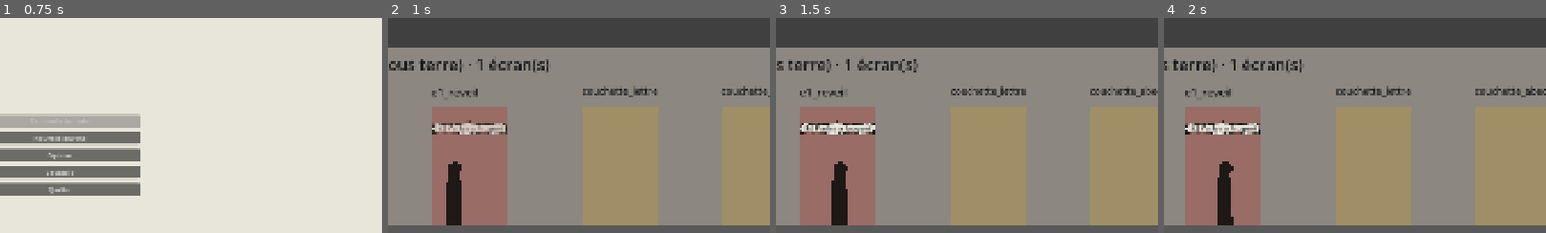
Above: before the commit, frames 1-4 (left to right).
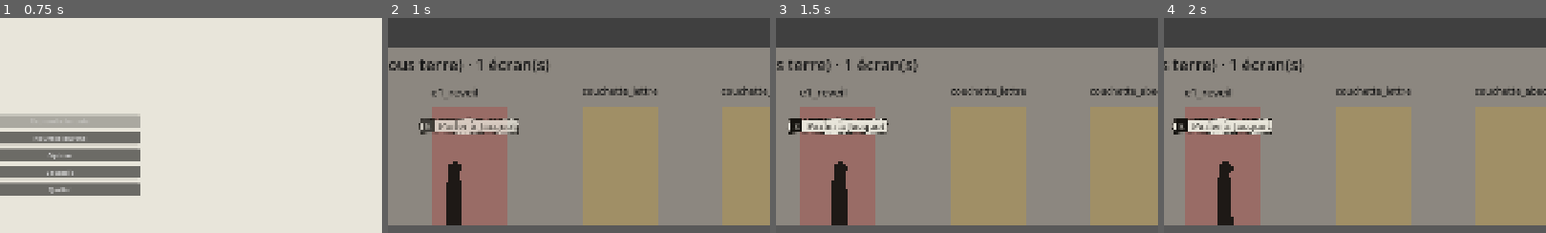
Above: after the commit, the same moments.

Repository: Mazklaus/le-dernier-pli
Game: Godot game, scene res://scenes/titre/titre.tscn
Two runs of this game, one before a commit and one after it. Both use one fixed random seed, a clock stepped at 60 frames per second and the inputs below.
Inputs (mouse positions are % of the whole screen's width and height, from its top left):
- Up to frame 1 (0.75 s): tap Enter (ui_accept) at 0.5 s; move the mouse to (72, 45) at 0.52 s; hold D (deplacer_droite) from 0.53 s (still down); hold E (interagir) from 0.53 s (still down); click (72, 45) at 0.67 s
- Up to frame 2 (1 s): keep holding D (deplacer_droite); keep holding E (interagir); tap Enter (ui_accept) at 0.77 s
- Up to frame 3 (1.5 s): release D (deplacer_droite) at 1.25 s; release E (interagir) at 1.25 s; drag from (30, 55) to (51, 70) at 1.27 s
- Up to frame 4 (2 s): no input
The pictures show only the part of the screen within x 42-92%, y 29-79%; the shares and areas given below are measured in that part.

Frame 1 is identical in both runs. In frame 2, 1.5% of the frame differs, in the area x 8-35%, y 45-55%; in frame 3, 1.6%, in the area x 3-30%, y 45-55%; in frame 4, 1.5%.

Commit message:
Rendre l'invite des détails lisible et annoncer les détails
Spec UI/UX v2 (demande du Game Director) : libellé à 28 px, touche dans un
carré d'encre plein, plaque à 10 px de marge ; persistance de 0,6 s puis
effacement en 0,4 s à la sortie de zone ; invite bornée aux marges de
l'écran et hors des plaques du HUD ; repère gravé (astérisque) au-dessus des
détails pas encore examinés, visible à deux fois le rayon d'interaction.

Co-Authored-By: Claude Opus 5.5 <noreply@anthropic.com>
Claude-Session: https://claude.ai/code/session_011WbKxDzNKL8tj2JSWv4M3w

Diff:
--- a/scenes/interactions/declencheur_dialogue/declencheur_dialogue.gd
+++ b/scenes/interactions/declencheur_dialogue/declencheur_dialogue.gd
@@ -24,8 +24,20 @@
 @export var une_seule_fois: bool = false
 ## À la fin du dialogue principal, passe à l'étape suivante.
 @export var fin_etape: bool = false
+## Repère gravé (astérisque) au-dessus du détail tant qu'il n'est pas examiné. Activé
+## d'office pour les détails à examiner (rencontre_id contenant « _detail_ »).
+@export var repere_examen: bool = false
 
 var en_cours: bool = false
+var repere: RepereExamen = null
+
+
+func _ready() -> void:
+	super()
+	if repere_examen or String(rencontre_id).contains("_detail_"):
+		repere = RepereExamen.new()
+		repere.rencontre_id = rencontre_id
+		add_child(repere)
 
 
 func est_verrouille() -> bool:
--- /dev/null
+++ b/scenes/interactions/repere_examen/repere_examen.gd
@@ -0,0 +1,49 @@
+class_name RepereExamen
+extends Node2D
+## Repère gravé au-dessus d'un détail pas encore examiné (spec UI/UX v2) : astérisque à la
+## plume, immobile, en lavis, visible de plus loin que l'invite (deux fois le rayon
+## d'interaction) pour qu'on ne rate pas le détail en marchant. Disparaît une fois examiné.
+
+const TAILLE := 16.0
+const PORTEE := Messager.RAYON_INTERACTION * 2.0
+## Hauteur au-dessus de l'origine du détail.
+const HAUTEUR := 190.0
+const COULEUR := StylePapier.LAVIS
+const DUREE_FONDU := 0.25
+
+var rencontre_id: StringName
+
+var _cible_alpha: float = 0.0
+
+
+func _ready() -> void:
+	position = Vector2(0.0, -HAUTEUR)
+	z_index = 5
+	modulate.a = 0.0
+
+
+func _process(delta: float) -> void:
+	_cible_alpha = 1.0 if doit_paraitre() else 0.0
+	modulate.a = move_toward(modulate.a, _cible_alpha, delta / DUREE_FONDU)
+
+
+func est_examine() -> bool:
+	return rencontre_id != &"" and GameState.rencontre_vue(rencontre_id)
+
+
+func doit_paraitre() -> bool:
+	if est_examine():
+		return false
+	var messager := get_tree().get_first_node_in_group(Messager.GROUPE) as Node2D
+	if messager == null:
+		return false
+	return messager.global_position.distance_to(get_parent().global_position) <= PORTEE
+
+
+func _draw() -> void:
+	# Trois traits de plume croisés, légèrement inégaux.
+	var r := TAILLE / 2.0
+	for i in 3:
+		var angle := PI / 2.0 + i * PI / 3.0 + (0.06 if i == 1 else 0.0)
+		var d := Vector2.from_angle(angle) * r
+		draw_line(-d, d, COULEUR, 2.0 if i == 0 else 1.6, true)
--- a/scenes/ui/hud_jauges/hud_jauges.gd
+++ b/scenes/ui/hud_jauges/hud_jauges.gd
@@ -67,6 +67,15 @@
 	for jauge: StringName in _icones:
 		(_icones[jauge] as TextureRect).position = secousse
 	_sceau.position = secousse
+
+
+## Rectangles écran des deux plaques (l'invite d'interaction ne passe jamais dessous).
+func zones_plaques() -> Array[Rect2]:
+	var zones: Array[Rect2] = []
+	for plaque: Control in [_ceinture, _coin]:
+		if plaque != null and plaque.is_visible_in_tree():
+			zones.append(plaque.get_global_rect())
+	return zones
 
 
 ## Relit tout l'état de GameState (au démarrage, après un chargement, un réglage).
--- a/scenes/ui/interface_jeu/interface_jeu.gd
+++ b/scenes/ui/interface_jeu/interface_jeu.gd
@@ -9,6 +9,10 @@
 @onready var invite: InviteInteraction = %InviteInteraction
 
 
+func _process(_delta: float) -> void:
+	invite.zones_interdites = hud.zones_plaques()
+
+
 ## Branche l'interface sur le messager de l'étape.
 func brancher(messager: Messager) -> void:
 	invite.suivre(messager)
--- a/scenes/ui/invite_interaction/invite_interaction.gd
+++ b/scenes/ui/invite_interaction/invite_interaction.gd
@@ -1,37 +1,78 @@
 class_name InviteInteraction
 extends PanelContainer
-## Invite d'interaction (maquette UI/UX) : petite plaque de papier au-dessus de la cible du
-## messager, « [E] Parler à Jacquot ». Apparaît et disparaît en fondu de 0,15 s sur
-## cible_changee, cachée pendant les dialogues. Le glyphe suit la touche de « interagir ».
+## Invite d'interaction (spec UI/UX v2, demande du Game Director) : plaque de papier déchiré
+## au-dessus de la cible du messager, touche dans un carré d'encre plein (lettre en papier)
+## puis le libellé, « [E] Examiner l'écriteau ». Apparaît en fondu ; à la sortie de zone elle
+## reste pleinement visible PERSISTANCE s puis s'efface en DUREE_EFFACEMENT s (revenir
+## annule). Cachée pendant les dialogues. Reste dans les marges de l'écran et sous les plaques
+## du HUD (zones_interdites, fournies par InterfaceJeu).
 
 const DUREE_FONDU := 0.15
+const PERSISTANCE := 0.6
+const DUREE_EFFACEMENT := 0.4
 const LIBELLE_MAX := 24
+## Libellé en Spectral, en pixels à 1080 (≈ 19 px en 720).
+const TAILLE_TEXTE := 28
+## Carré de la touche : 1,1 fois la hauteur du texte.
+const RAPPORT_TOUCHE := 1.1
+## Marge intérieure de la plaque.
+const MARGE_PLAQUE := 10.0
+## Marge minimale aux bords de l'écran et aux plaques du HUD.
+const MARGE_ECRAN := 24.0
 ## Hauteur au-dessus de l'origine de la cible (ses pieds), en pixels écran à 1080.
 const HAUTEUR := 220.0
 const ENCRE := StylePapier.ENCRE
+const PAPIER := StylePapier.PAPIER
 
 ## Police du libellé ; Spectral par défaut.
 @export var police: Font
 
 var cible: Interactif = null
+## Dernière cible affichée : l'invite la suit pendant sa persistance après la sortie de zone.
+var cible_affichee: Interactif = null
+## Rectangles écran à ne jamais recouvrir (plaques du HUD).
+var zones_interdites: Array[Rect2] = []
 
 var _etiquette: Label
+var _touche: PanelContainer
+var _lettre: Label
 var _fondu: Tween
 var _en_dialogue: bool = false
 
 
 func _ready() -> void:
 	mouse_filter = Control.MOUSE_FILTER_IGNORE
-	# Petite plaque de papier déchiré du DA (bord réduit à 18 px pour une plaque d'une ligne).
-	add_theme_stylebox_override(&"panel", StylePapier.plaque(22.0, 18.0, 10.0))
+	add_theme_stylebox_override(&"panel", StylePapier.plaque(MARGE_PLAQUE + 8.0, 18.0, MARGE_PLAQUE))
 	if police == null:
 		police = StylePapier.police(StylePapier.POLICE_TEXTE)
+	var rangee := HBoxContainer.new()
+	rangee.mouse_filter = Control.MOUSE_FILTER_IGNORE
+	rangee.add_theme_constant_override(&"separation", 10)
+	add_child(rangee)
+	# Touche : carré d'encre plein, lettre couleur papier.
+	_touche = PanelContainer.new()
+	_touche.mouse_filter = Control.MOUSE_FILTER_IGNORE
+	var carre := StyleBoxFlat.new()
+	carre.bg_color = ENCRE
+	_touche.add_theme_stylebox_override(&"panel", carre)
+	var cote := roundf(TAILLE_TEXTE * RAPPORT_TOUCHE)
+	_touche.custom_minimum_size = Vector2(cote, cote)
+	_touche.size_flags_vertical = Control.SIZE_SHRINK_CENTER
+	rangee.add_child(_touche)
+	_lettre = Label.new()
+	_lettre.horizontal_alignment = HORIZONTAL_ALIGNMENT_CENTER
+	_lettre.vertical_alignment = VERTICAL_ALIGNMENT_CENTER
+	_lettre.add_theme_color_override(&"font_color", PAPIER)
+	_lettre.add_theme_font_size_override(&"font_size", roundi(TAILLE_TEXTE * 0.8))
+	if police:
+		_lettre.add_theme_font_override(&"font", police)
+	_touche.add_child(_lettre)
 	_etiquette = Label.new()
 	_etiquette.add_theme_color_override(&"font_color", ENCRE)
-	_etiquette.add_theme_font_size_override(&"font_size", 20)
+	_etiquette.add_theme_font_size_override(&"font_size", TAILLE_TEXTE)
 	if police:
 		_etiquette.add_theme_font_override(&"font", police)
-	add_child(_etiquette)
+	rangee.add_child(_etiquette)
 	modulate.a = 0.0
 	hide()
 	DialogueManager.dialogue_started.connect(_sur_dialogue_commence)
@@ -39,9 +80,21 @@
 
 
 func _process(_delta: float) -> void:
-	if visible and is_instance_valid(cible):
-		var ecran := cible.get_global_transform_with_canvas().origin
-		position = ecran - Vector2(size.x / 2.0, HAUTEUR + size.y)
+	if visible and is_instance_valid(cible_affichee):
+		var ecran := cible_affichee.get_global_transform_with_canvas().origin
+		position = placer(ecran - Vector2(size.x / 2.0, HAUTEUR + size.y), size,
+			get_viewport_rect().size, zones_interdites)
+
+
+## Position bornée : dans les marges de l'écran, et sous toute zone interdite recouverte.
+static func placer(voulue: Vector2, taille: Vector2, ecran: Vector2, interdites: Array[Rect2]) -> Vector2:
+	var p := voulue
+	p.x = clampf(p.x, MARGE_ECRAN, maxf(MARGE_ECRAN, ecran.x - MARGE_ECRAN - taille.x))
+	p.y = clampf(p.y, MARGE_ECRAN, maxf(MARGE_ECRAN, ecran.y - MARGE_ECRAN - taille.y))
+	for zone in interdites:
+		if zone.grow(MARGE_ECRAN).intersects(Rect2(p, taille)):
+			p.y = zone.end.y + MARGE_ECRAN
+	return p
 
 
 ## Branche l'invite sur un messager.
@@ -53,15 +106,23 @@
 func definir_cible(nouvelle: Interactif) -> void:
 	cible = nouvelle
 	if cible != null:
-		_etiquette.text = texte_pour(cible.libelle)
+		cible_affichee = cible
+		_etiquette.text = libelle_pour(cible.libelle)
+		_lettre.text = glyphe_action(&"interagir")
 	_actualiser()
+
+
+## Libellé coupé à LIBELLE_MAX caractères.
+static func libelle_pour(libelle: String) -> String:
+	var l := libelle.strip_edges()
+	if l.length() > LIBELLE_MAX:
+		l = l.left(LIBELLE_MAX - 1) + "…"
+	return l
 
 
 ## « [E] Parler à Jacquot », libellé coupé à 24 caractères.
 static func texte_pour(libelle: String) -> String:
-	var l := libelle.strip_edges()
-	if l.length() > LIBELLE_MAX:
-		l = l.left(LIBELLE_MAX - 1) + "…"
+	var l := libelle_pour(libelle)
 	var glyphe := glyphe_action(&"interagir")
 	return "[%s] %s" % [glyphe, l] if l != "" else "[%s]" % glyphe
 
@@ -93,14 +154,19 @@
 
 
 func _actualiser() -> void:
-	var montrer := cible != null and not _en_dialogue
 	if _fondu and _fondu.is_valid():
 		_fondu.kill()
-	if montrer:
+	_fondu = create_tween()
+	if cible != null and not _en_dialogue:
 		show()
-	_fondu = create_tween()
-	_fondu.tween_property(self, "modulate:a", 1.0 if montrer else 0.0, DUREE_FONDU)
-	if not montrer:
+		_fondu.tween_property(self, "modulate:a", 1.0, DUREE_FONDU)
+	elif _en_dialogue:
+		_fondu.tween_property(self, "modulate:a", 0.0, DUREE_FONDU)
+		_fondu.tween_callback(hide)
+	else:
+		# Sortie de zone : reste lisible un moment, puis s'efface.
+		_fondu.tween_interval(PERSISTANCE)
+		_fondu.tween_property(self, "modulate:a", 0.0, DUREE_EFFACEMENT)
 		_fondu.tween_callback(hide)
 
 
--- /dev/null
+++ b/tests/unit/test_invite_details.gd
@@ -0,0 +1,103 @@
+extends GutTest
+## Invite v2 (spec UI/UX, demande du Game Director) : taille, persistance à la sortie de
+## zone, placement dans les marges et hors des plaques du HUD ; repère des détails.
+
+const SceneMessager := preload("res://scenes/messager/messager.tscn")
+const SceneDeclencheur := preload("res://scenes/interactions/declencheur_dialogue/declencheur_dialogue.tscn")
+const Dialogue := preload("res://scenes/bac_a_sable/bac_a_sable.dialogue")
+
+
+func before_each() -> void:
+	GameState.reinitialiser()
+
+
+func after_all() -> void:
+	GameState.reinitialiser()
+
+
+func _invite() -> InviteInteraction:
+	var invite := InviteInteraction.new()
+	add_child_autofree(invite)
+	return invite
+
+
+func _declencheur(id: StringName, x: float) -> DeclencheurDialogue:
+	var d: DeclencheurDialogue = SceneDeclencheur.instantiate()
+	d.rencontre_id = id
+	d.dialogue = Dialogue
+	d.libelle = "Examiner l'écriteau"
+	d.position = Vector2(x, 500)
+	add_child_autofree(d)
+	return d
+
+
+func test_constantes_de_la_spec() -> void:
+	assert_eq(InviteInteraction.TAILLE_TEXTE, 28)
+	assert_almost_eq(InviteInteraction.RAPPORT_TOUCHE, 1.1, 0.001)
+	assert_eq(InviteInteraction.MARGE_PLAQUE, 10.0)
+	assert_eq(InviteInteraction.PERSISTANCE, 0.6)
+	assert_eq(InviteInteraction.DUREE_EFFACEMENT, 0.4)
+	assert_eq(InviteInteraction.MARGE_ECRAN, 24.0)
+	assert_eq(RepereExamen.TAILLE, 16.0)
+	assert_eq(RepereExamen.PORTEE, Messager.RAYON_INTERACTION * 2.0)
+
+
+func test_touche_en_carre_d_encre_et_libelle_a_28() -> void:
+	var invite := _invite()
+	invite.definir_cible(_declencheur(&"e9_detail_test", 100))
+	assert_eq(invite._etiquette.get_theme_font_size(&"font_size"), 28)
+	assert_eq(invite._etiquette.text, "Examiner l'écriteau")
+	assert_eq(invite._lettre.text, "E")
+	assert_eq(invite._lettre.get_theme_color(&"font_color"), StylePapier.PAPIER)
+	assert_almost_eq(invite._touche.custom_minimum_size.y, roundf(28 * 1.1), 0.5)
+
+
+func test_persiste_puis_s_efface_et_revenir_annule() -> void:
+	var invite := _invite()
+	var d := _declencheur(&"e9_detail_test", 100)
+	invite.definir_cible(d)
+	await wait_seconds(0.3)
+	invite.definir_cible(null)
+	await wait_seconds(0.4)
+	assert_almost_eq(invite.modulate.a, 1.0, 0.01, "encore pleinement visible à 0,4 s")
+	invite.definir_cible(d)
+	await wait_seconds(0.8)
+	assert_almost_eq(invite.modulate.a, 1.0, 0.01, "revenir annule l'effacement")
+	invite.definir_cible(null)
+	await wait_seconds(1.2)
+	assert_false(invite.visible, "effacée après 0,6 + 0,4 s")
+
+
+func test_placement_dans_les_marges_et_sous_les_plaques() -> void:
+	var ecran := Vector2(1920, 1080)
+	var taille := Vector2(300, 60)
+	var aucune: Array[Rect2] = []
+	var p := InviteInteraction.placer(Vector2(-50, -50), taille, ecran, aucune)
+	assert_eq(p, Vector2(24, 24))
+	p = InviteInteraction.placer(Vector2(1800, 1050), taille, ecran, aucune)
+	assert_eq(p, Vector2(1920 - 24 - 300, 1080 - 24 - 60))
+	var plaque := Rect2(38, 38, 340, 180)
+	var plaques: Array[Rect2] = [plaque]
+	p = InviteInteraction.placer(Vector2(100, 100), taille, ecran, plaques)
+	assert_eq(p.y, plaque.end.y + 24, "jamais sous la plaque du HUD")
+
+
+func test_repere_sur_les_details_seulement() -> void:
+	var detail := _declencheur(&"e9_detail_test", 100)
+	var rencontre := _declencheur(&"e9_ordre", 800)
+	assert_not_null(detail.repere)
+	assert_null(rencontre.repere)
+
+
+func test_repere_visible_de_loin_et_efface_une_fois_examine() -> void:
+	var detail := _declencheur(&"e9_detail_test", 500)
+	var m: Messager = add_child_autofree(SceneMessager.instantiate())
+	m.gravite = 0.0
+	m.global_position = Vector2(500 + 150, 500)
+	await wait_process_frames(2)
+	assert_true(detail.repere.doit_paraitre(), "à 150 px : plus loin que l'invite (96), en deçà de 192")
+	m.global_position = Vector2(500 + 300, 500)
+	assert_false(detail.repere.doit_paraitre(), "trop loin")
+	m.global_position = Vector2(500 + 50, 500)
+	GameState.marquer_rencontre_vue(&"e9_detail_test")
+	assert_false(detail.repere.doit_paraitre(), "examiné : plus de repère")
Not shown, added: scenes/interactions/repere_examen/repere_examen.gd.uid
Not shown, added: tests/unit/test_invite_details.gd.uid
